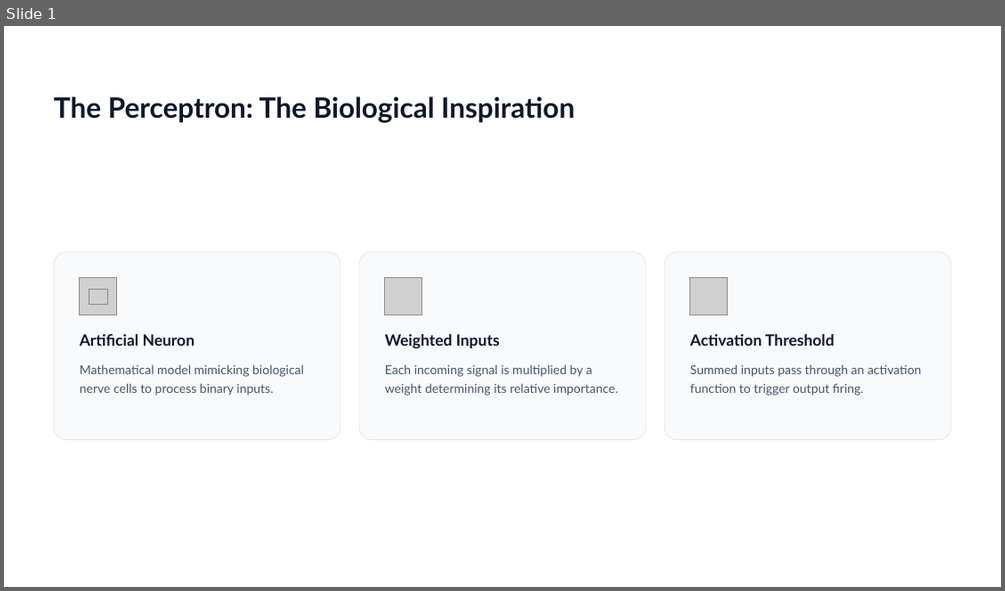
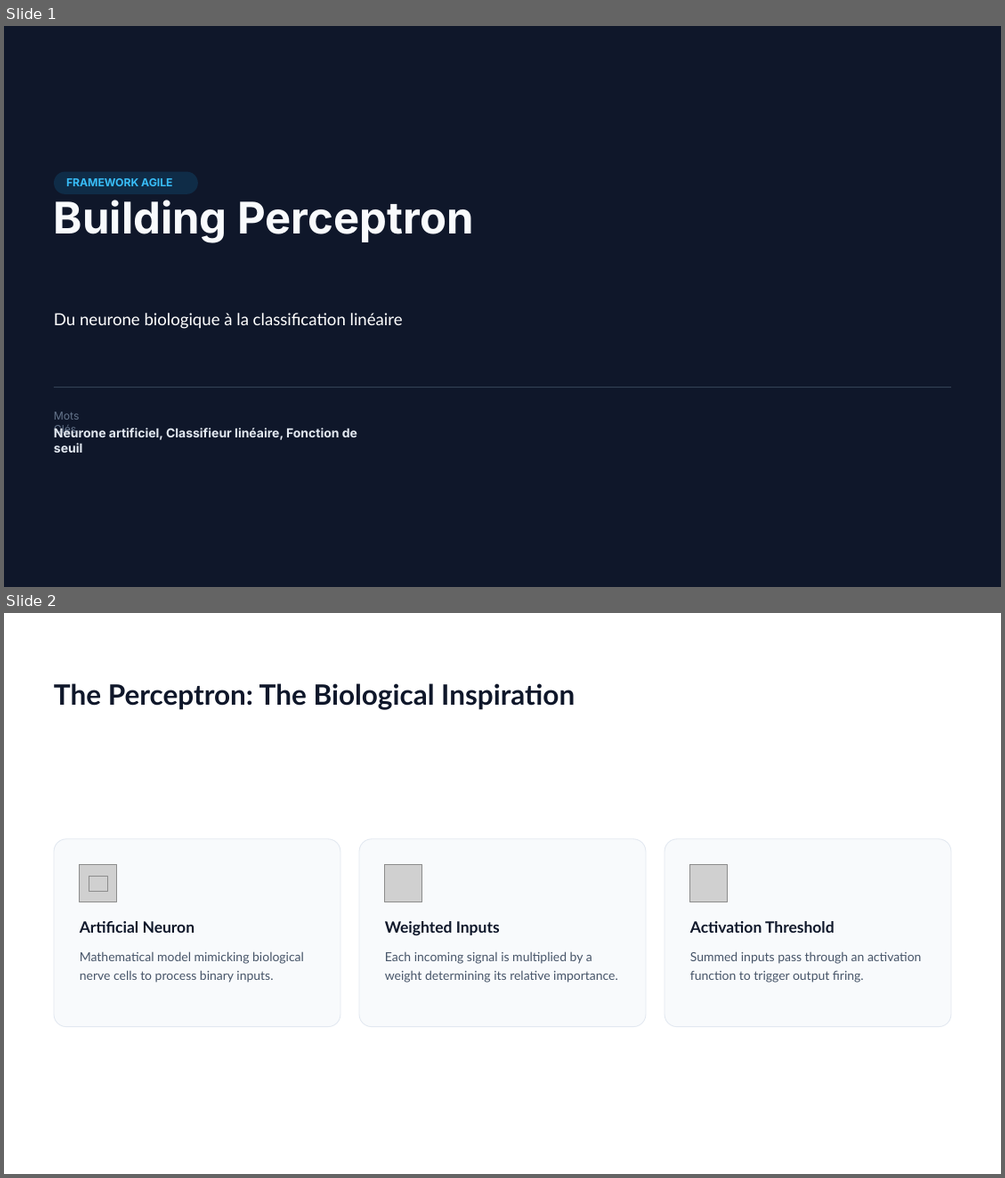
Before and after one commit to bruno-coulet/building-perceptron, a slide deck: documentation/Questions.pptx. Shown one above the other, each under a label of ours: slide 1 before the commit, slides 1 and 2 after it. The pictures are 1005x591 and 1005x1178 pixels, drawn with LibreOffice and Linux fonts; fonts in the diff are those of the drawing; grey boxes stand for pictures; background and template pictures are left out. Boxes give left, top, right and bottom in pixels: in the first picture for what was removed or moved away, otherwise in the second. Text is boxed around its words. In the diff, an @@ line names an element or a change of style, - is before the commit and + after.

Commit message:
premier commit

```diff
--- a/documentation/Questions.pptx
+++ b/documentation/Questions.pptx
@@ slide 1 added at <box>4,26,1001,587</box>, background #0F172A @@
@@ rounded rectangle added at <box>54,172,198,194</box>, fill #0F2C47 @@
@@ text added at <box>66,178,172,186</box>, 10.5 pt, text #38BDF8, bold @@
+FRAMEWORK AGILE
@@ text added at <box>54,200,473,243</box>, 42 pt, text #F8FAFC, bold @@
+Building Perceptron
@@ text added at <box>54,313,403,329</box>, 16 pt, text #FFFFFF @@
+Du neurone biologique à la classification linéaire
@@ rectangle added at <box>54,386,952,387</box>, fill #334155 @@
@@ text added at <box>54,411,80,436</box>, 10.5 pt, text #64748B @@
+Mots Clés
@@ text added at <box>54,426,357,452</box>, 12 pt, text #E2E8F0, bold @@
+Neurone artificiel, Classifieur linéaire, Fonction de seuil
@@ what was slide 1 is now slide 2 @@
```
